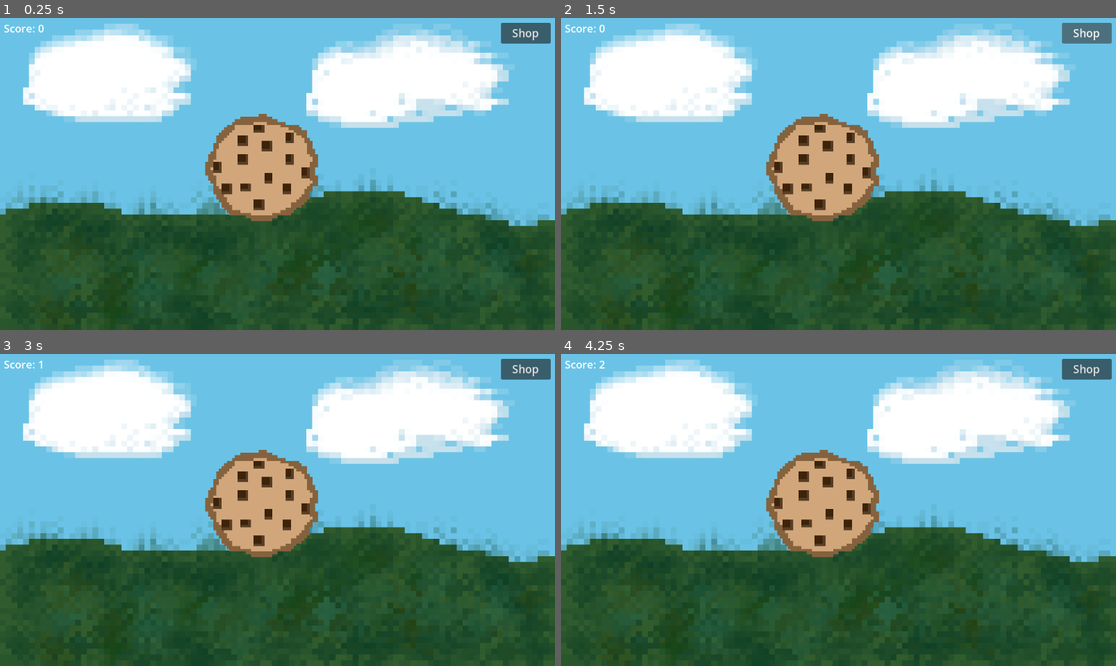
Above: before the commit, frames 1-4 (two rows, left to right).
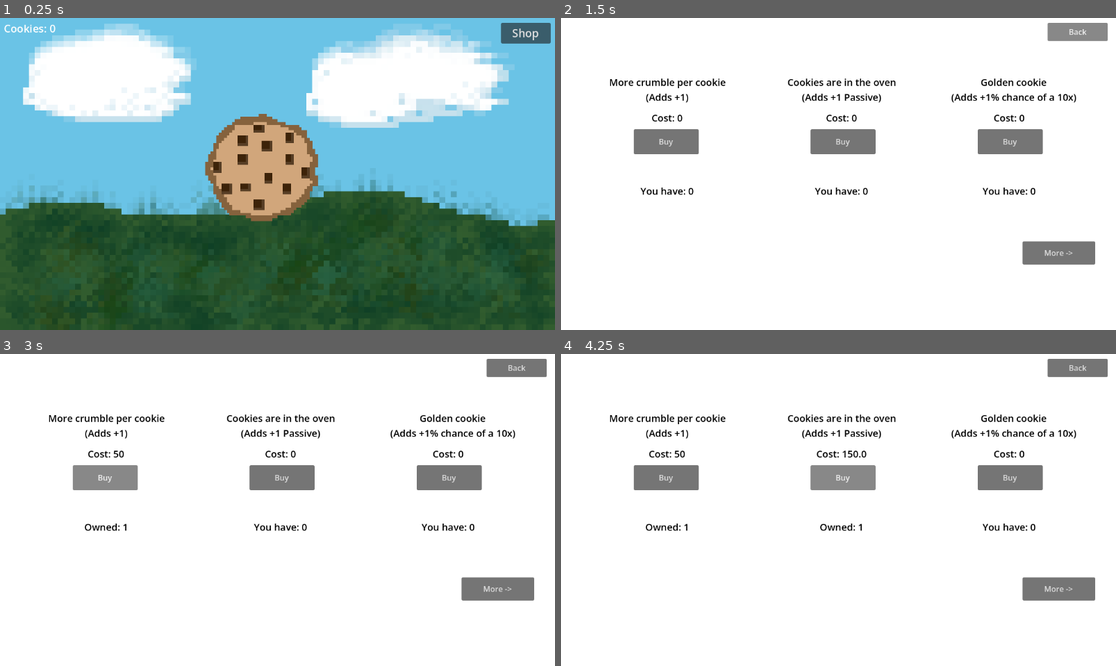
Above: after the commit, the same moments.

Repository: Crystal-153/Cookie-clicker
Game: Godot game, scene res://node.tscn
The game is run twice, just before and just after one commit, with the same random seed, the same clock (stepped at 60 frames per second) and the same inputs.
Inputs (mouse positions are in pixels of both pictures, inside the frame that each line leads up to):
- Up to frame 1 (0.25 s): no input
- Up to frame 2 (1.5 s): click "Shop" at 0.5 s; click (1077, 30) at 1.25 s, where only the run after the commit has a clickable "Back"
- Up to frame 3 (3 s): click (260, 506) at 2.02 s; click (105, 478) at 2.75 s, where only the run after the commit has a clickable "Buy"
- Up to frame 4 (4.25 s): click (844, 478) at 3.5 s, where only the run after the commit has a clickable "Buy"

The runs differ from the first frame. In frame 1, 0.1% of the frame differs, in the area x 0-11%, y 2-5%; in frame 2, 89%; in frame 3, 89%, in the area x 0-100%, y 0-100%; in frame 4, 89%.

Commit message:
did the 2nd shop page and I did some logic and script :DDD

Diff:
--- /dev/null
+++ b/main.gd
@@ -0,0 +1,19 @@
+extends Node
+signal cookiePress
+@onready var scoreText=$score
+# Called when the node enters the scene tree for the first time.
+func _ready() -> void:
+	pass # Replace with function body.
+
+
+# Called every frame. 'delta' is the elapsed time since the previous frame.
+func _process(delta: float) -> void:
+	scoreText.text = "Cookies: "+ str(Gamee.score)
+	pass
+
+func _on_shop_pressed() -> void:
+	get_tree().change_scene_to_file("res://shop.tscn")
+
+func _on_cookie_pressed() -> void:
+	cookiePress.emit()
+	scoreText.text = "Cookies: "+ str(Gamee.score)
--- /dev/null
+++ b/main.tscn
@@ -0,0 +1,46 @@
+[gd_scene format=3 uid="uid://b28kh7amyl040"]
+
+[ext_resource type="Script" uid="uid://dsrhrcvkq143d" path="res://main.gd" id="1_1bvp3"]
+[ext_resource type="Texture2D" uid="uid://bfbu2sfvoo0th" path="res://pixil-frame-0-2.png" id="1_h2yge"]
+[ext_resource type="Texture2D" uid="uid://ccow6evdjegui" path="res://pixil-frame-0 (5).png" id="2_1bvp3"]
+[ext_resource type="Texture2D" uid="uid://be235uc0c2e0p" path="res://pixil-frame-0 (4).png" id="3_lquwl"]
+
+[node name="game" type="Node" unique_id=1175136564]
+script = ExtResource("1_1bvp3")
+
+[node name="bg" type="TextureRect" parent="." unique_id=1838034068]
+texture_filter = 1
+offset_right = 1152.0
+offset_bottom = 648.0
+texture = ExtResource("1_h2yge")
+
+[node name="shop" type="Button" parent="." unique_id=685892125]
+offset_left = 1040.0
+offset_top = 10.0
+offset_right = 1143.0
+offset_bottom = 53.0
+theme_override_font_sizes/font_size = 23
+text = "Shop"
+
+[node name="score" type="Label" parent="." unique_id=1748187853]
+offset_left = 8.0
+offset_top = 6.0
+offset_right = 91.0
+offset_bottom = 37.0
+theme_override_font_sizes/font_size = 22
+text = "Cookies: 0"
+
+[node name="cookie" type="TextureButton" parent="." unique_id=97790874]
+texture_filter = 1
+offset_left = 392.0
+offset_top = 166.0
+offset_right = 694.0
+offset_bottom = 466.0
+action_mode = 0
+button_mask = 7
+texture_normal = ExtResource("2_1bvp3")
+texture_pressed = ExtResource("3_lquwl")
+stretch_mode = 6
+
+[connection signal="pressed" from="shop" to="." method="_on_shop_pressed"]
+[connection signal="pressed" from="cookie" to="." method="_on_cookie_pressed"]
--- a/node.gd
+++ b/node.gd
@@ -1,6 +1,8 @@
 extends Node
-@onready var score=0
-@onready var scoreText=$score
+class_name Gamee
+static var score=0
+static var add=1
+static var autoAmount=0
 # Called when the node enters the scene tree for the first time.
 func _ready() -> void:
 	pass # Replace with function body.
@@ -11,10 +13,11 @@
 	pass
 
 
-func _on_cookie_pressed() -> void:
-	score+=1
-	scoreText.text = "Score: "+ str(score)
 
 
-func _on_shop_pressed() -> void:
-	pass # Replace with function body.
+func _on_main_cookie_press() -> void:
+	score+=add
+
+
+func _on_timer_timeout() -> void:
+	score+=autoAmount
--- a/node.tscn
+++ b/node.tscn
@@ -1,45 +1,25 @@
 [gd_scene format=3 uid="uid://b65s62cp7wyi5"]
 
 [ext_resource type="Script" uid="uid://g3m1hgv4rjg5" path="res://node.gd" id="1_112p8"]
-[ext_resource type="Texture2D" uid="uid://bfbu2sfvoo0th" path="res://pixil-frame-0-2.png" id="2_e2u21"]
-[ext_resource type="Texture2D" uid="uid://ccow6evdjegui" path="res://pixil-frame-0 (5).png" id="3_e2u21"]
-[ext_resource type="Texture2D" uid="uid://be235uc0c2e0p" path="res://pixil-frame-0 (4).png" id="4_bss38"]
+[ext_resource type="Script" uid="uid://bldu7blv6gc2n" path="res://shop.gd" id="3_tda05"]
+[ext_resource type="PackedScene" uid="uid://b28kh7amyl040" path="res://main.tscn" id="4_e2u21"]
+[ext_resource type="Script" uid="uid://grhrcpn4fa4h" path="res://shop_2.gd" id="5_qn3nj"]
+[ext_resource type="PackedScene" uid="uid://c8jxmdss3v5hk" path="res://shop.tscn" id="5_tda05"]
+[ext_resource type="PackedScene" uid="uid://c0pd4ommcknb3" path="res://shop2.tscn" id="6_qn3nj"]
 
 [node name="Node" type="Node" unique_id=1227208884]
 script = ExtResource("1_112p8")
 
-[node name="bg" type="TextureRect" parent="." unique_id=1974965676]
-texture_filter = 1
-offset_right = 1152.0
-offset_bottom = 648.0
-texture = ExtResource("2_e2u21")
+[node name="shop" parent="." unique_id=1456735525 instance=ExtResource("5_tda05")]
+script = ExtResource("3_tda05")
 
-[node name="shop" type="Button" parent="." unique_id=1479874770]
-offset_left = 1040.0
-offset_top = 10.0
-offset_right = 1143.0
-offset_bottom = 53.0
-theme_override_font_sizes/font_size = 23
-text = "Shop"
+[node name="shop2" parent="." unique_id=1155712594 instance=ExtResource("6_qn3nj")]
+script = ExtResource("5_qn3nj")
 
-[node name="score" type="Label" parent="." unique_id=444971971]
-offset_left = 8.0
-offset_top = 6.0
-offset_right = 91.0
-offset_bottom = 37.0
-theme_override_font_sizes/font_size = 22
-text = "Score: 0"
+[node name="main" parent="." unique_id=1175136564 instance=ExtResource("4_e2u21")]
 
-[node name="cookie" type="TextureButton" parent="." unique_id=1504253255]
-texture_filter = 1
-offset_left = 392.0
-offset_top = 166.0
-offset_right = 694.0
-offset_bottom = 466.0
-action_mode = 0
-button_mask = 7
-texture_normal = ExtResource("3_e2u21")
-texture_pressed = ExtResource("4_bss38")
-stretch_mode = 6
+[node name="Timer" type="Timer" parent="." unique_id=1785433316]
+autostart = true
 
-[connection signal="pressed" from="cookie" to="." method="_on_cookie_pressed"]
+[connection signal="cookiePress" from="main" to="." method="_on_main_cookie_press"]
+[connection signal="timeout" from="Timer" to="." method="_on_timer_timeout"]
--- /dev/null
+++ b/shop.gd
@@ -0,0 +1,43 @@
+extends Node
+@onready var priceText1=$plusonePrice
+static var price1=25
+@onready var ownedText1=$plusoneAmount
+static var owned1=0
+
+@onready var priceText2=$ovenPrice
+static var price2=100
+@onready var ownedText2=$ovenAmount
+static var owned2=0
+
+@onready var priceText3=$goldenPrice
+static var price3=150
+@onready var ownedText3=$goldenAmount
+static var owned3=0
+# Called when the node enters the scene tree for the first time.
+func _ready() -> void:
+	pass # Replace with function body.
+
+
+# Called every frame. 'delta' is the elapsed time since the previous frame.
+func _process(delta: float) -> void:
+	pass
+
+
+func _on_plusone_buy_pressed() -> void:
+	Gamee.score-=price1
+	Gamee.add+=1
+	price1*=2
+	owned1+=1
+	priceText1.text="Cost: "+str(price1)
+	ownedText1.text="Owned: "+str(owned1)
+
+
+
+
+
+func _on_oven_buy_pressed() -> void:
+	Gamee.score-=price2
+	price2*=1.5
+	owned2+=1
+	priceText2.text="Cost: "+str(price2)
+	ownedText2.text="Owned: "+str(owned2)
--- a/shop.tscn
+++ b/shop.tscn
@@ -1,6 +1,9 @@
 [gd_scene format=3 uid="uid://c8jxmdss3v5hk"]
 
+[ext_resource type="Script" uid="uid://bldu7blv6gc2n" path="res://shop.gd" id="1_viryw"]
+
 [node name="shop" type="Node" unique_id=1456735525]
+script = ExtResource("1_viryw")
 
 [node name="ColorRect" type="ColorRect" parent="." unique_id=1096950606]
 offset_right = 1152.0
@@ -24,18 +27,7 @@
 (Adds +1)"
 horizontal_alignment = 1
 
-[node name="plusone2" type="Label" parent="." unique_id=909417124]
-offset_left = 810.0
-offset_top = 119.0
-offset_right = 1052.0
-offset_bottom = 178.0
-theme_override_colors/font_color = Color(0, 0, 0, 1)
-theme_override_font_sizes/font_size = 20
-text = "Golden cookie
-(Adds +1% chance of a 10x)"
-horizontal_alignment = 1
-
-[node name="plusone3" type="Label" parent="." unique_id=983460236]
+[node name="ovencookie" type="Label" parent="." unique_id=983460236]
 offset_left = 462.0
 offset_top = 119.0
 offset_right = 704.0
@@ -44,6 +36,17 @@
 theme_override_font_sizes/font_size = 20
 text = "Cookies are in the oven
 (Adds +1 Passive)"
+horizontal_alignment = 1
+
+[node name="goldencookie" type="Label" parent="." unique_id=909417124]
+offset_left = 810.0
+offset_top = 119.0
+offset_right = 1071.0
+offset_bottom = 178.0
+theme_override_colors/font_color = Color(0, 0, 0, 1)
+theme_override_font_sizes/font_size = 20
+text = "Golden cookie
+(Adds +1% chance of a 10x)"
 horizontal_alignment = 1
 
 [node name="plusonePrice" type="Label" parent="." unique_id=1185893994]
@@ -56,7 +59,7 @@
 text = "Cost: 0"
 horizontal_alignment = 1
 
-[node name="plusonePrice2" type="Label" parent="." unique_id=1650940985]
+[node name="ovenPrice" type="Label" parent="." unique_id=1650940985]
 offset_left = 462.0
 offset_top = 193.0
 offset_right = 704.0
@@ -66,7 +69,7 @@
 text = "Cost: 0"
 horizontal_alignment = 1
 
-[node name="plusonePrice3" type="Label" parent="." unique_id=1079229929]
+[node name="goldenPrice" type="Label" parent="." unique_id=1079229929]
 offset_left = 810.0
 offset_top = 193.0
 offset_right = 1052.0
@@ -76,28 +79,28 @@
 text = "Cost: 0"
 horizontal_alignment = 1
 
-[node name="Button2" type="Button" parent="." unique_id=1062689463]
+[node name="plusoneBuy" type="Button" parent="." unique_id=1062689463]
 offset_left = 151.0
 offset_top = 231.0
 offset_right = 286.0
 offset_bottom = 283.0
 text = "Buy"
 
-[node name="Button3" type="Button" parent="." unique_id=1917093924]
+[node name="ovenBuy" type="Button" parent="." unique_id=1917093924]
 offset_left = 518.0
 offset_top = 231.0
 offset_right = 653.0
 offset_bottom = 283.0
 text = "Buy"
 
-[node name="Button4" type="Button" parent="." unique_id=640108693]
+[node name="goldenBuy" type="Button" parent="." unique_id=640108693]
 offset_left = 865.0
 offset_top = 231.0
 offset_right = 1000.0
 offset_bottom = 283.0
 text = "Buy"
 
-[node name="plusonePrice4" type="Label" parent="." unique_id=1642263699]
+[node name="plusoneAmount" type="Label" parent="." unique_id=1642263699]
 offset_left = 100.0
 offset_top = 345.0
 offset_right = 342.0
@@ -107,7 +110,7 @@
 text = "You have: 0"
 horizontal_alignment = 1
 
-[node name="plusonePrice5" type="Label" parent="." unique_id=1483295053]
+[node name="ovenAmount" type="Label" parent="." unique_id=1483295053]
 offset_left = 462.0
 offset_top = 345.0
 offset_right = 704.0
@@ -117,7 +120,7 @@
 text = "You have: 0"
 horizontal_alignment = 1
 
-[node name="plusonePrice6" type="Label" parent="." unique_id=811253441]
+[node name="goldenAmount" type="Label" parent="." unique_id=811253441]
 offset_left = 810.0
 offset_top = 345.0
 offset_right = 1052.0
@@ -127,9 +130,12 @@
 text = "You have: 0"
 horizontal_alignment = 1
 
-[node name="Button5" type="Button" parent="." unique_id=229084780]
+[node name="more" type="Button" parent="." unique_id=229084780]
 offset_left = 958.0
 offset_top = 464.0
 offset_right = 1109.0
 offset_bottom = 512.0
 text = "More ->"
+
+[connection signal="pressed" from="plusoneBuy" to="." method="_on_plusone_buy_pressed"]
+[connection signal="pressed" from="ovenBuy" to="." method="_on_oven_buy_pressed"]
--- /dev/null
+++ b/shop2.tscn
@@ -0,0 +1,135 @@
+[gd_scene format=3 uid="uid://c0pd4ommcknb3"]
+
+[node name="shopSec" type="Node" unique_id=1155712594]
+
+[node name="ColorRect" type="ColorRect" parent="." unique_id=1031385345]
+offset_right = 1152.0
+offset_bottom = 648.0
+
+[node name="timestwo" type="Label" parent="." unique_id=1344977958]
+offset_left = 100.0
+offset_top = 119.0
+offset_right = 342.0
+offset_bottom = 178.0
+theme_override_colors/font_color = Color(0, 0, 0, 1)
+theme_override_font_sizes/font_size = 20
+text = "Cookies got steriods
+(Adds x2 for 60 secs)"
+horizontal_alignment = 1
+
+[node name="timestwoPrice" type="Label" parent="." unique_id=986833469]
+offset_left = 100.0
+offset_top = 193.0
+offset_right = 342.0
+offset_bottom = 221.0
+theme_override_colors/font_color = Color(0, 0, 0, 1)
+theme_override_font_sizes/font_size = 20
+text = "Cost: 0"
+horizontal_alignment = 1
+
+[node name="timestwoBuy" type="Button" parent="." unique_id=2087402176]
+offset_left = 151.0
+offset_top = 231.0
+offset_right = 286.0
+offset_bottom = 283.0
+text = "Buy"
+
+[node name="timestwoAmount" type="Label" parent="." unique_id=361372930]
+offset_left = 100.0
+offset_top = 345.0
+offset_right = 342.0
+offset_bottom = 373.0
+theme_override_colors/font_color = Color(0, 0, 0, 1)
+theme_override_font_sizes/font_size = 20
+text = "You have: 0"
+horizontal_alignment = 1
+
+[node name="ovencookie" type="Label" parent="." unique_id=1666610845]
+offset_left = 462.0
+offset_top = 119.0
+offset_right = 704.0
+offset_bottom = 178.0
+theme_override_colors/font_color = Color(0, 0, 0, 1)
+theme_override_font_sizes/font_size = 20
+text = "Cookies are in the oven
+(Adds +1 Passive)"
+horizontal_alignment = 1
+
+[node name="ovenPrice" type="Label" parent="." unique_id=68767874]
+offset_left = 462.0
+offset_top = 193.0
+offset_right = 704.0
+offset_bottom = 221.0
+theme_override_colors/font_color = Color(0, 0, 0, 1)
+theme_override_font_sizes/font_size = 20
+text = "Cost: 0"
+horizontal_alignment = 1
+
+[node name="ovenBuy" type="Button" parent="." unique_id=637097363]
+offset_left = 518.0
+offset_top = 231.0
+offset_right = 653.0
+offset_bottom = 283.0
+text = "Buy"
+
+[node name="ovenAmount" type="Label" parent="." unique_id=464750818]
+offset_left = 462.0
+offset_top = 345.0
+offset_right = 704.0
+offset_bottom = 373.0
+theme_override_colors/font_color = Color(0, 0, 0, 1)
+theme_override_font_sizes/font_size = 20
+text = "You have: 0"
+horizontal_alignment = 1
+
+[node name="resetprog" type="Label" parent="." unique_id=1861605851]
+offset_left = 810.0
+offset_top = 119.0
+offset_right = 1071.0
+offset_bottom = 178.0
+theme_override_colors/font_color = Color(0, 0, 0, 1)
+theme_override_font_sizes/font_size = 20
+text = "Burn the recipe
+(resets all progress with +x.5)"
+horizontal_alignment = 1
+
+[node name="resetprogPrice" type="Label" parent="." unique_id=1282790949]
+offset_left = 810.0
+offset_top = 193.0
+offset_right = 1052.0
+offset_bottom = 221.0
+theme_override_colors/font_color = Color(0, 0, 0, 1)
+theme_override_font_sizes/font_size = 20
+text = "Cost: 0"
+horizontal_alignment = 1
+
+[node name="resetprogBuy" type="Button" parent="." unique_id=1768614172]
+offset_left = 865.0
+offset_top = 231.0
+offset_right = 1000.0
+offset_bottom = 283.0
+text = "Buy"
+
+[node name="resestprogAmount" type="Label" parent="." unique_id=1913099621]
+offset_left = 810.0
+offset_top = 345.0
+offset_right = 1052.0
+offset_bottom = 373.0
+theme_override_colors/font_color = Color(0, 0, 0, 1)
+theme_override_font_sizes/font_size = 20
+text = "You have: 0"
+horizontal_alignment = 1
+
+[node name="backpage" type="Button" parent="." unique_id=1049878099]
+offset_left = 20.0
+offset_top = 464.0
+offset_right = 171.0
+offset_bottom = 512.0
+text = "<- Back"
+
+[node name="back" type="Button" parent="." unique_id=328018730]
+offset_left = 1010.0
+offset_top = 10.0
+offset_right = 1135.0
+offset_bottom = 48.0
+text = "Back"
--- /dev/null
+++ b/shop_2.gd
@@ -0,0 +1,11 @@
+extends Node
+
+
+# Called when the node enters the scene tree for the first time.
+func _ready() -> void:
+	pass # Replace with function body.
+
+
+# Called every frame. 'delta' is the elapsed time since the previous frame.
+func _process(delta: float) -> void:
+	pass
Not shown, added: main.gd.uid
Not shown, added: shop.gd.uid
Not shown, added: shop_2.gd.uid
